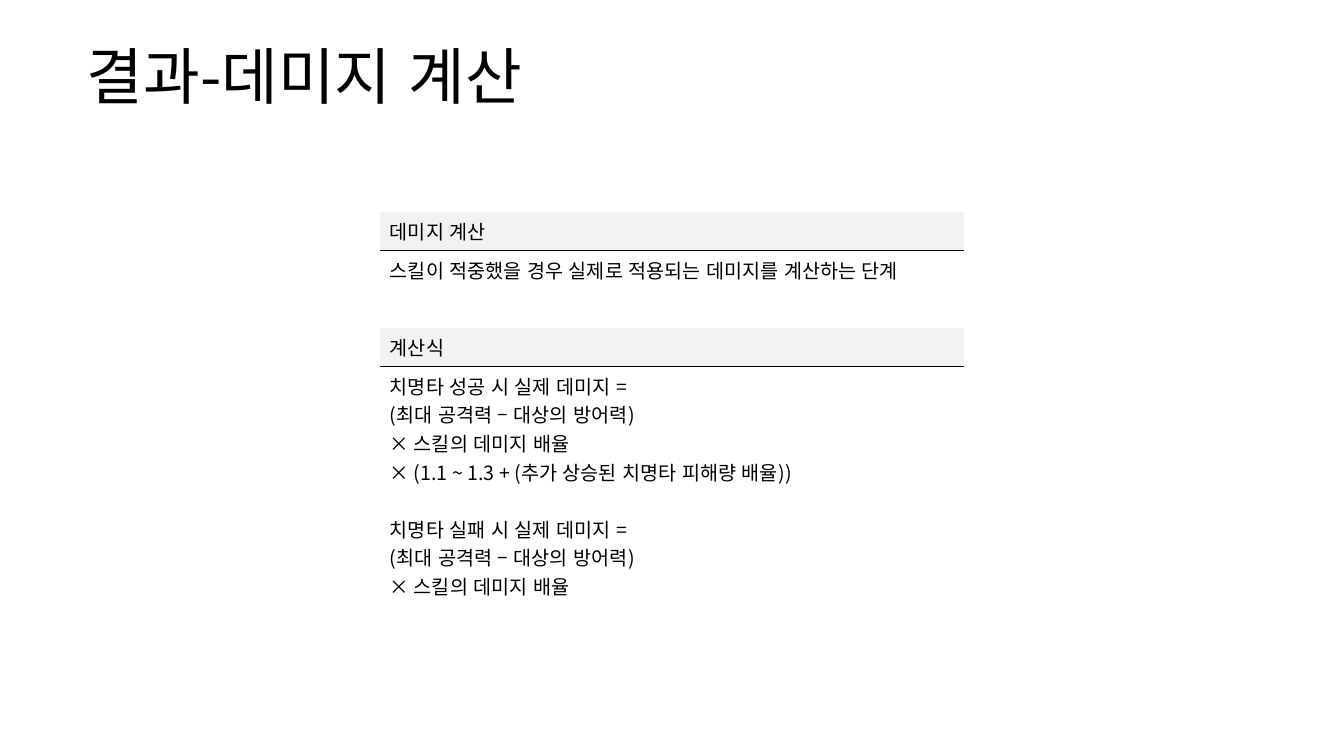
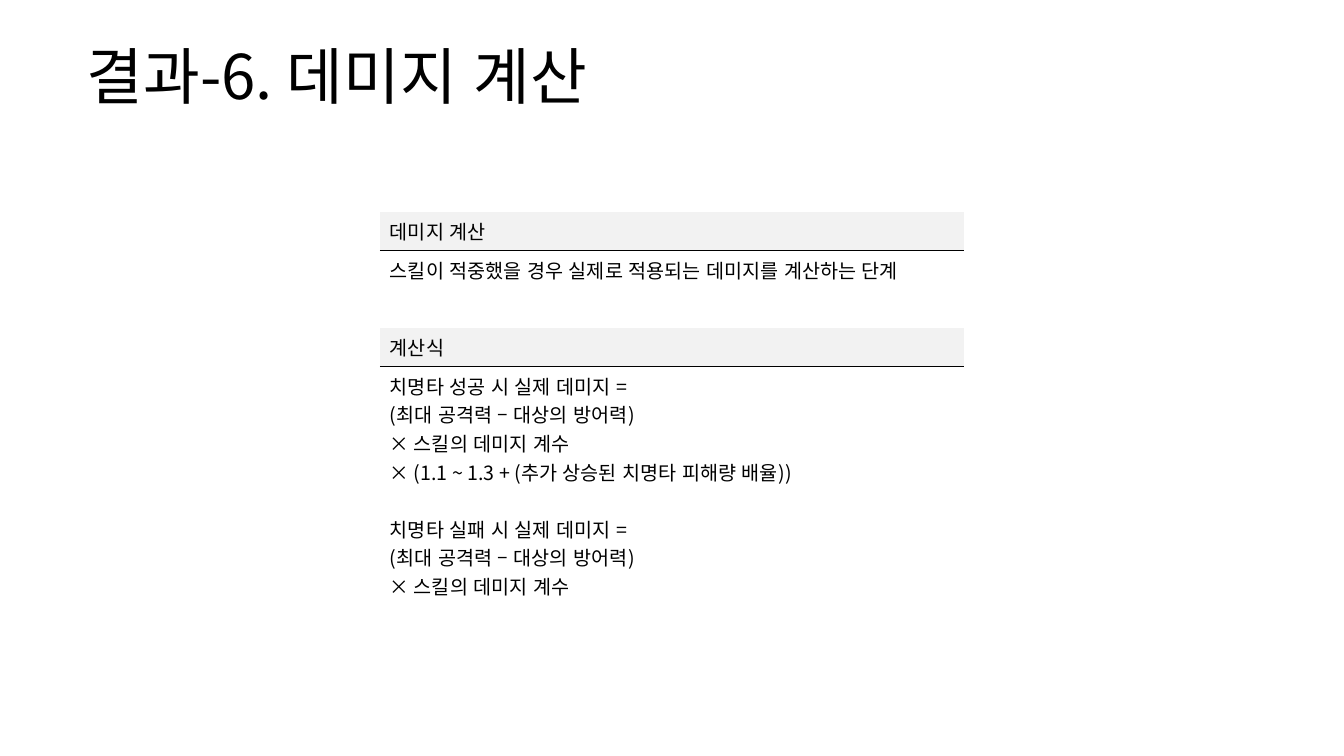
Before and after one commit to yjk0401/unityenginebasic_9th, a slide deck: slide 61 of 기획/방랑엽사전/스킬 시스템 기획서.pptx (slide 60 before the commit). Drawn at 1344x756 pixels with LibreOffice and Linux fonts; fonts in the diff are those of the drawing. Boxes give left, top, right and bottom in pixels: in the first picture for what was removed or moved away, otherwise in the second. Text is boxed around its words. In the diff, an @@ line names an element or a change of style, - is before the commit and + after.

```diff
--- a/기획/방랑엽사전/스킬 시스템 기획서.pptx
+++ b/기획/방랑엽사전/스킬 시스템 기획서.pptx
@@ text at (87, 48, 587, 104): text changed @@
-결과-데미지 계산
+결과-6. 데미지 계산
@@ table at (380, 212, 965, 600) @@
-row 5, column 1: 치명타 성공 시 실제 데미지 = / (최대 공격력 – 대상의 방어력) / × 스킬의 데미지 배율 / × (1.1 ~ 1.3 + (추가 상승된 치명타 피해량 배율)) / 치명타 실패 시 실제 데미지 = / (최대 공격력 – 대상의 방어력) / × 스킬의 데미지 배율
+row 5, column 1: 치명타 성공 시 실제 데미지 = / (최대 공격력 – 대상의 방어력) / × 스킬의 데미지 계수 / × (1.1 ~ 1.3 + (추가 상승된 치명타 피해량 배율)) / 치명타 실패 시 실제 데미지 = / (최대 공격력 – 대상의 방어력) / × 스킬의 데미지 계수
```
Also in this commit, not shown: 27 other slides changed, 2 slides added, 3 other files.
